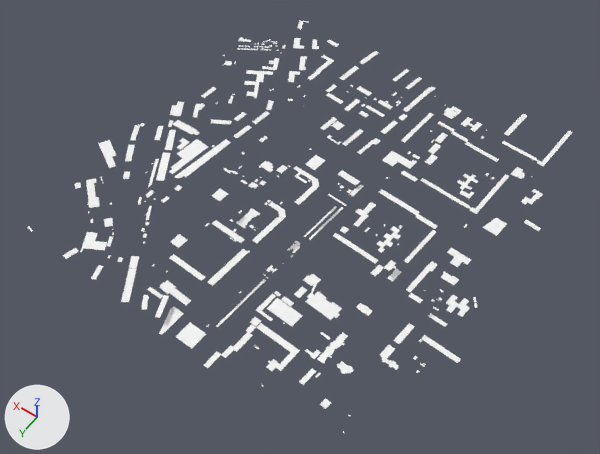
Before and after pictures for a commit that changed the glTF model MapData/meshes/bld_roof_2_2.glb.
Both versions are drawn from a camera (50 mm lens) standing at (-264.0, 1621.0, 1677.0) and looking at (469.0, 595.0, 64.0). The axes (+X, +Y, +Z) are drawn at lower left. The lights are the same throughout. The picture after the commit comes second.

Before the edit, the objects in view are built like this:
```python
mat_bld_roof = principled_material('bld_roof')
mat_bld_roof.base_color = (1.0, 1.0, 1.0)  # white #ffffff
mat_bld_roof.metallic = 1.0
mat_bld_roof.roughness = 1.0
me_geometry_0 = bpy.data.meshes.new('geometry_0')
me_geometry_0.from_pydata(...)  # 1862 vertices, 1186 faces; spans x -38.0..1022.0, y -44.0..1049.0, z 91.0..176.0
me_geometry_0.materials.append(mat_bld_roof)  # white #ffffff
ob_geometry_0 = bpy.data.objects.new('geometry_0', me_geometry_0)
ob_geometry_0.location = (0.0, 0.0, 0.0)
```
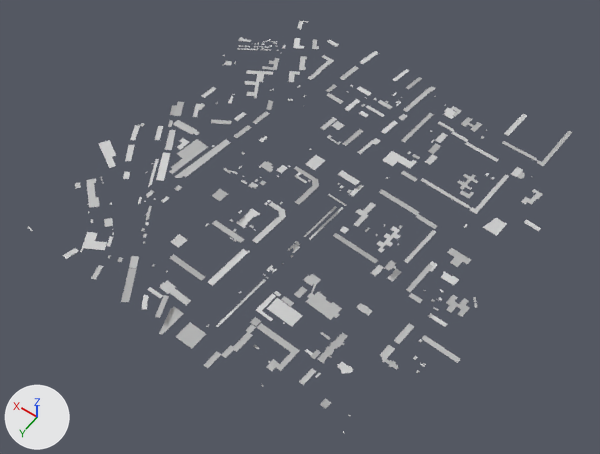
What differs and where, as boxes (x1, y1, x2, y2) in the pictures (600 x 454 px; the box of a moved part takes in the faces that stretch with it):
'geometry_0', recoloured, reshaped
    before: (28, 20, 572, 433)
    after: (28, 21, 572, 433)
part 1 of me_geometry_0, moved or reshaped
    before: (273, 268, 316, 292)
    after: (273, 269, 316, 292)
part 2 of me_geometry_0, moved or reshaped
    before: (324, 350, 335, 357)
    after: (323, 350, 334, 357)
part 3 of me_geometry_0, moved or reshaped
    both: (148, 163, 155, 187)

The change, as a list of edits to the scene's bpy script:
```text
Change mat_bld_roof:
    where n0 = _N.new('ShaderNodeBsdfPrincipled'); n0.name = 'Principled BSDF'
    remove n0.inputs[0].default_value = (1.0, 1.0, 1.0, 1.0)  # 'Base Color', white #ffffff
    add n2 = _N.new('ShaderNodeVertexColor'); n2.name = 'Color Attribute'
    add _L.new(n2.outputs[0], n0.inputs[0])  # 'Color' to 'Base Color'
Change me_geometry_0:
    used by ob_geometry_0; location = (0.0, 0.0, 0.0)
    remove me_geometry_0.from_pydata(...)  # 1862 vertices, 1186 faces; spans x -38.0..1022.0, y -44.0..1049.0, z 91.0..176.0
    add me_geometry_0.from_pydata(...)  # 1862 vertices, 1186 faces; spans x -37.0..1022.0, y -43.0..1049.0, z 91.0..176.0
    me_geometry_0 part 1
    me_geometry_0.vertices[452].co: (429.0, 767.0, 106.0) -> (430.0, 767.0, 106.0)  # pixel (270, 272) -> pixel (270, 271)
    me_geometry_0.vertices[465].co: (429.0, 755.0, 106.0) -> (427.0, 756.0, 106.0)  # pixel (273, 268) -> pixel (274, 268)
    me_geometry_0.vertices[466].co: (426.0, 757.0, 106.0) -> (424.0, 757.0, 106.0)  # pixel (274, 269)
    me_geometry_0.vertices[491].co: (330.0, 735.0, 104.0) -> (330.0, 734.0, 104.0)  # pixel (313, 283) -> pixel (314, 283)
    me_geometry_0 part 2
    me_geometry_0.vertices[282].co: (189.0, 879.0, 130.0) -> (190.0, 879.0, 130.0)  # pixel (329, 355)
    me_geometry_0 part 3
    me_geometry_0.vertices[599].co: (818.0, 750.0, 122.0) -> (819.0, 749.0, 122.0)  # pixel (147, 188) -> pixel (147, 187)
```
